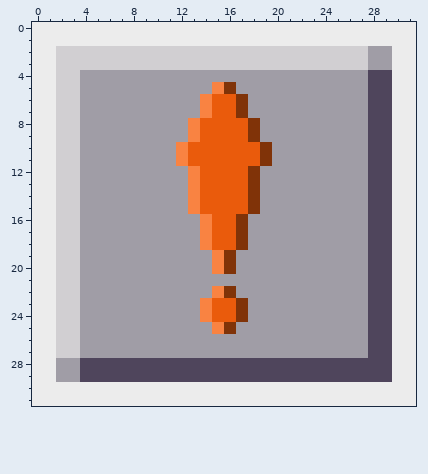
Pixel-art sprite, stored at assets/minecraft/textures/custom/button_warning.png. Above is the file before it was changed.
The file is 32x32 pixels. Colours within 5 levels of each other are drawn and written as one.
Once edited:
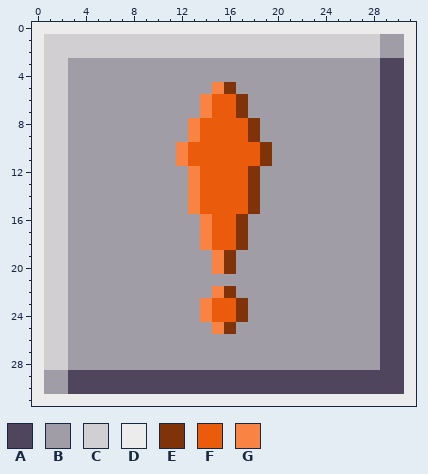
Palette (. is transparent): A #4f455c  B #a09da6  C #d1cfd2  D #ececec  E #803308  F #ea5b0c  G #f98342
Changes in this commit:
@@ x 0..31 @@
  0 DDDDDDDDDDDDDDDDDDDDDDDDDDDDDDDD
- 1 DDDDDDDDDDDDDDDDDDDDDDDDDDDDDDDD
- 2 DDCCCCCCCCCCCCCCCCCCCCCCCCCCBBDD
- 3 DDCCCCCCCCCCCCCCCCCCCCCCCCCCBBDD
- 4 DDCCBBBBBBBBBBBBBBBBBBBBBBBBAADD
- 5 DDCCBBBBBBBBBBBGEBBBBBBBBBBBAADD
- 6 DDCCBBBBBBBBBBGFFEBBBBBBBBBBAADD
- 7 DDCCBBBBBBBBBBGFFEBBBBBBBBBBAADD
- 8 DDCCBBBBBBBBBGFFFFEBBBBBBBBBAADD
- 9 DDCCBBBBBBBBBGFFFFEBBBBBBBBBAADD
-10 DDCCBBBBBBBBGFFFFFFEBBBBBBBBAADD
-11 DDCCBBBBBBBBGFFFFFFEBBBBBBBBAADD
-12 DDCCBBBBBBBBBGFFFFEBBBBBBBBBAADD
-13 DDCCBBBBBBBBBGFFFFEBBBBBBBBBAADD
-14 DDCCBBBBBBBBBGFFFFEBBBBBBBBBAADD
-15 DDCCBBBBBBBBBGFFFFEBBBBBBBBBAADD
-16 DDCCBBBBBBBBBBGFFEBBBBBBBBBBAADD
-17 DDCCBBBBBBBBBBGFFEBBBBBBBBBBAADD
-18 DDCCBBBBBBBBBBGFFEBBBBBBBBBBAADD
-19 DDCCBBBBBBBBBBBGEBBBBBBBBBBBAADD
-20 DDCCBBBBBBBBBBBGEBBBBBBBBBBBAADD
-21 DDCCBBBBBBBBBBBBBBBBBBBBBBBBAADD
-22 DDCCBBBBBBBBBBBGEBBBBBBBBBBBAADD
-23 DDCCBBBBBBBBBBGFFEBBBBBBBBBBAADD
-24 DDCCBBBBBBBBBBGFFEBBBBBBBBBBAADD
-25 DDCCBBBBBBBBBBBGEBBBBBBBBBBBAADD
-26 DDCCBBBBBBBBBBBBBBBBBBBBBBBBAADD
-27 DDCCBBBBBBBBBBBBBBBBBBBBBBBBAADD
-28 DDBBAAAAAAAAAAAAAAAAAAAAAAAAAADD
-29 DDBBAAAAAAAAAAAAAAAAAAAAAAAAAADD
-30 DDDDDDDDDDDDDDDDDDDDDDDDDDDDDDDD
+ 1 DCCCCCCCCCCCCCCCCCCCCCCCCCCCCBBD
+ 2 DCCCCCCCCCCCCCCCCCCCCCCCCCCCCBBD
+ 3 DCCBBBBBBBBBBBBBBBBBBBBBBBBBBAAD
+ 4 DCCBBBBBBBBBBBBBBBBBBBBBBBBBBAAD
+ 5 DCCBBBBBBBBBBBBGEBBBBBBBBBBBBAAD
+ 6 DCCBBBBBBBBBBBGFFEBBBBBBBBBBBAAD
+ 7 DCCBBBBBBBBBBBGFFEBBBBBBBBBBBAAD
+ 8 DCCBBBBBBBBBBGFFFFEBBBBBBBBBBAAD
+ 9 DCCBBBBBBBBBBGFFFFEBBBBBBBBBBAAD
+10 DCCBBBBBBBBBGFFFFFFEBBBBBBBBBAAD
+11 DCCBBBBBBBBBGFFFFFFEBBBBBBBBBAAD
+12 DCCBBBBBBBBBBGFFFFEBBBBBBBBBBAAD
+13 DCCBBBBBBBBBBGFFFFEBBBBBBBBBBAAD
+14 DCCBBBBBBBBBBGFFFFEBBBBBBBBBBAAD
+15 DCCBBBBBBBBBBGFFFFEBBBBBBBBBBAAD
+16 DCCBBBBBBBBBBBGFFEBBBBBBBBBBBAAD
+17 DCCBBBBBBBBBBBGFFEBBBBBBBBBBBAAD
+18 DCCBBBBBBBBBBBGFFEBBBBBBBBBBBAAD
+19 DCCBBBBBBBBBBBBGEBBBBBBBBBBBBAAD
+20 DCCBBBBBBBBBBBBGEBBBBBBBBBBBBAAD
+21 DCCBBBBBBBBBBBBBBBBBBBBBBBBBBAAD
+22 DCCBBBBBBBBBBBBGEBBBBBBBBBBBBAAD
+23 DCCBBBBBBBBBBBGFFEBBBBBBBBBBBAAD
+24 DCCBBBBBBBBBBBGFFEBBBBBBBBBBBAAD
+25 DCCBBBBBBBBBBBBGEBBBBBBBBBBBBAAD
+26 DCCBBBBBBBBBBBBBBBBBBBBBBBBBBAAD
+27 DCCBBBBBBBBBBBBBBBBBBBBBBBBBBAAD
+28 DCCBBBBBBBBBBBBBBBBBBBBBBBBBBAAD
+29 DBBAAAAAAAAAAAAAAAAAAAAAAAAAAAAD
+30 DBBAAAAAAAAAAAAAAAAAAAAAAAAAAAAD
 31 DDDDDDDDDDDDDDDDDDDDDDDDDDDDDDDD
